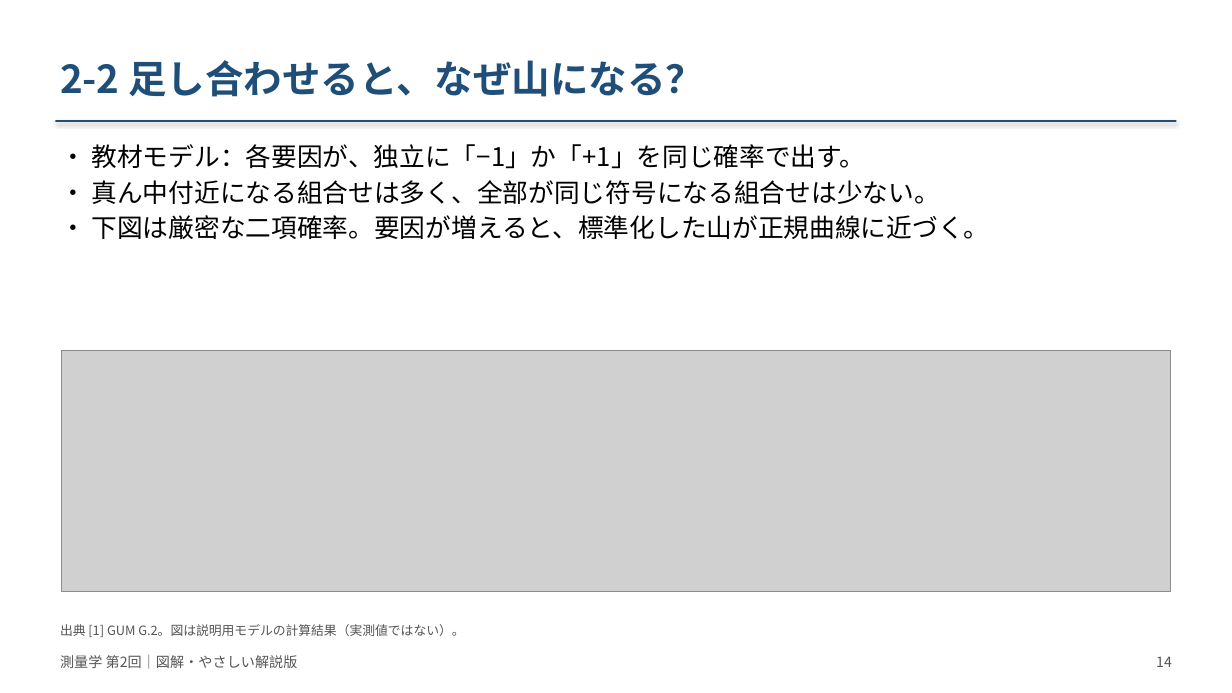
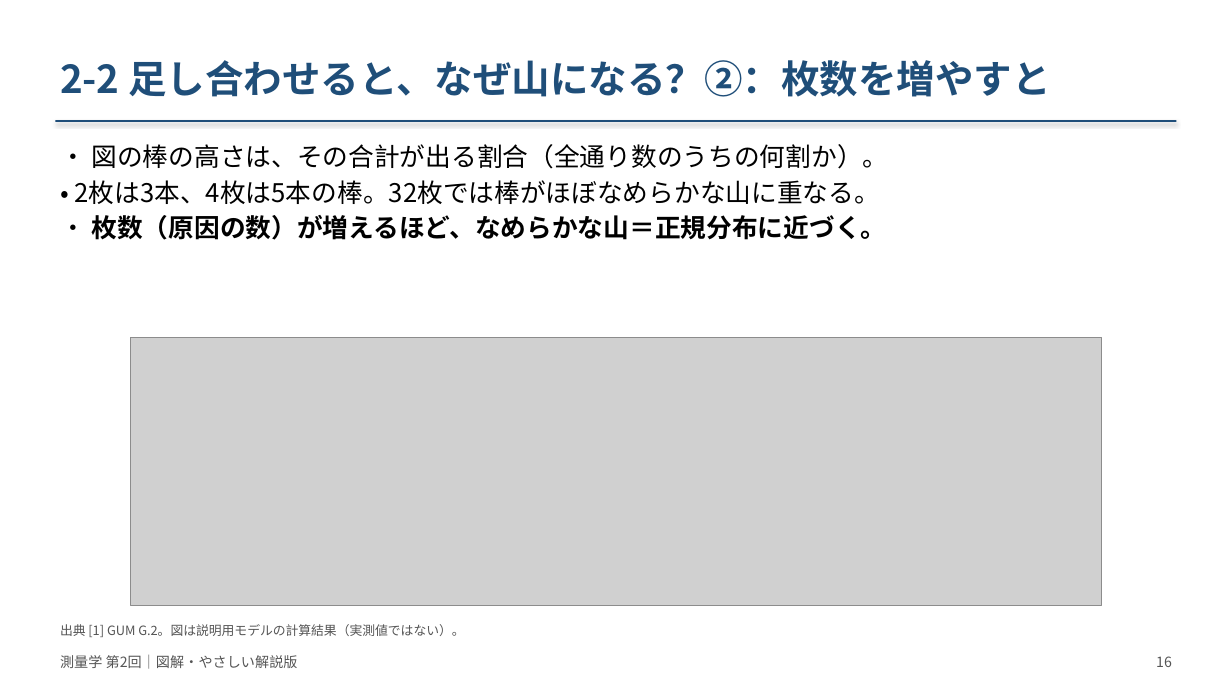
Before and after one commit to NN3210/Lecture, a slide deck: slide 16 of Surveying/materials/slides/第02回_測量の基礎と誤差論/改訂版_20261008/測量学_第02回_図解改訂版.pptx (slide 14 before the commit). Drawn at 1232x693 pixels with LibreOffice and Linux fonts; fonts in the diff are those of the drawing; grey boxes stand for pictures. Boxes give left, top, right and bottom in pixels: in the first picture for what was removed or moved away, otherwise in the second. Text is boxed around its words. In the diff, an @@ line names an element or a change of style, - is before the commit and + after.

```diff
--- a/Surveying/materials/slides/第02回_測量の基礎と誤差論/改訂版_20261008/測量学_第02回_図解改訂版.pptx
+++ b/Surveying/materials/slides/第02回_測量の基礎と誤差論/改訂版_20261008/測量学_第02回_図解改訂版.pptx
@@ text at (60,60,1050,97): text changed @@
-2-2 足し合わせると、なぜ山になる？
+2-2 足し合わせると、なぜ山になる？②：枚数を増やすと
@@ text at (75,144,888,240): text changed @@
-• 教材モデル：各要因が、独立に「−1」か「+1」を同じ確率で出す。
-• 真ん中付近になる組合せは多く、全部が同じ符号になる組合せは少ない。
-• 下図は厳密な二項確率。要因が増えると、標準化した山が正規曲線に近づく。
+• 図の棒の高さは、その合計が出る割合（全通り数のうちの何割か）。
+• 2枚は3本、4枚は5本の棒。32枚では棒がほぼなめらかな山に重なる。
+• 枚数（原因の数）が増えるほど、なめらかな山＝正規分布に近づく。
@@ picture: place and size @@
-picture at (62,351,1171,592)
+picture at (130,337,1102,605)
@@ text at (1156,656,1172,667): text changed @@
-14
+16
```
Also in this commit, not shown: 57 other slides changed, 14 slides added, 23 other files.
